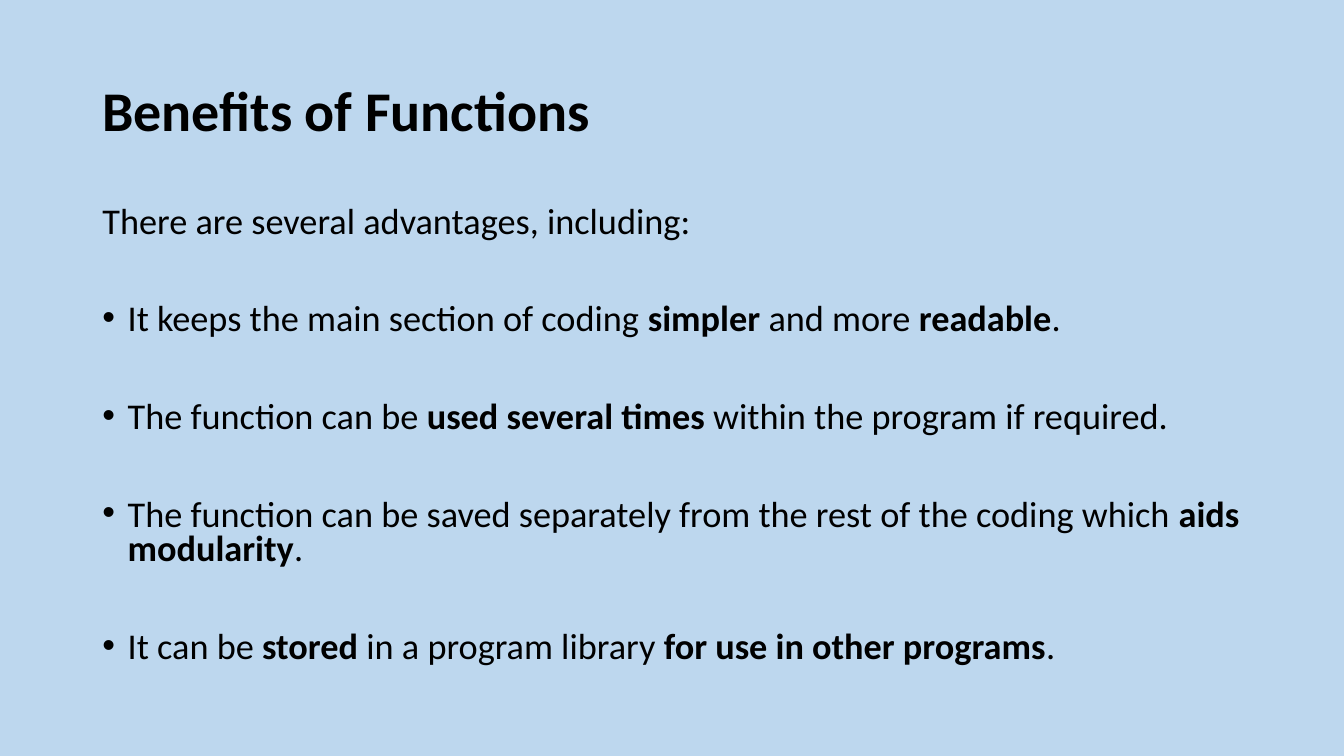
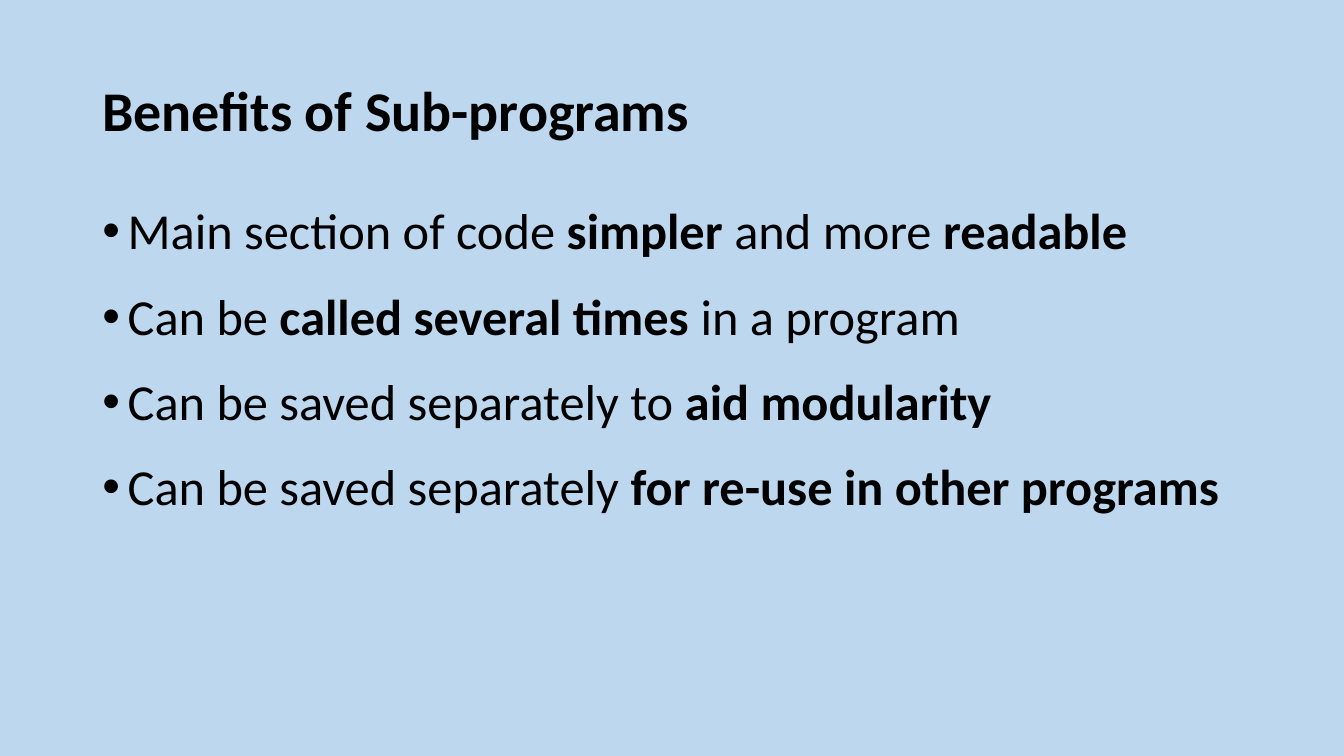
Before and after one commit to MrFriendCS/MrFriendCS.github.io, a slide deck: slide 26 of h-cs/sdd/H CS SDD Slides.pptx. Drawn at 1344x756 pixels with LibreOffice and Linux fonts; fonts in the diff are those of the drawing. Boxes give left, top, right and bottom in pixels: in the first picture for what was removed or moved away, otherwise in the second. Text is boxed around its words. In the diff, an @@ line names an element or a change of style, - is before the commit and + after.

```diff
--- a/h-cs/sdd/H CS SDD Slides.pptx
+++ b/h-cs/sdd/H CS SDD Slides.pptx
@@ title at bbox=[102, 91, 688, 141]: text changed @@
-Benefits of Functions
+Benefits of Sub-programs
@@ text at bbox=[128, 213, 1219, 514]: text changed; size 25.9 to 36 pt @@
-There are several advantages, including:
-• It keeps the main section of coding simpler and more readable.
-• The function can be used several times within the program if required.
-• The function can be saved separately from the rest of the coding which aids modularity.
-• It can be stored in a program library for use in other programs.
+• Main section of code simpler and more readable
+• Can be called several times in a program
+• Can be saved separately to aid modularity
+• Can be saved separately for re-use in other programs
```
Also in this commit, not shown: 3 other files.
